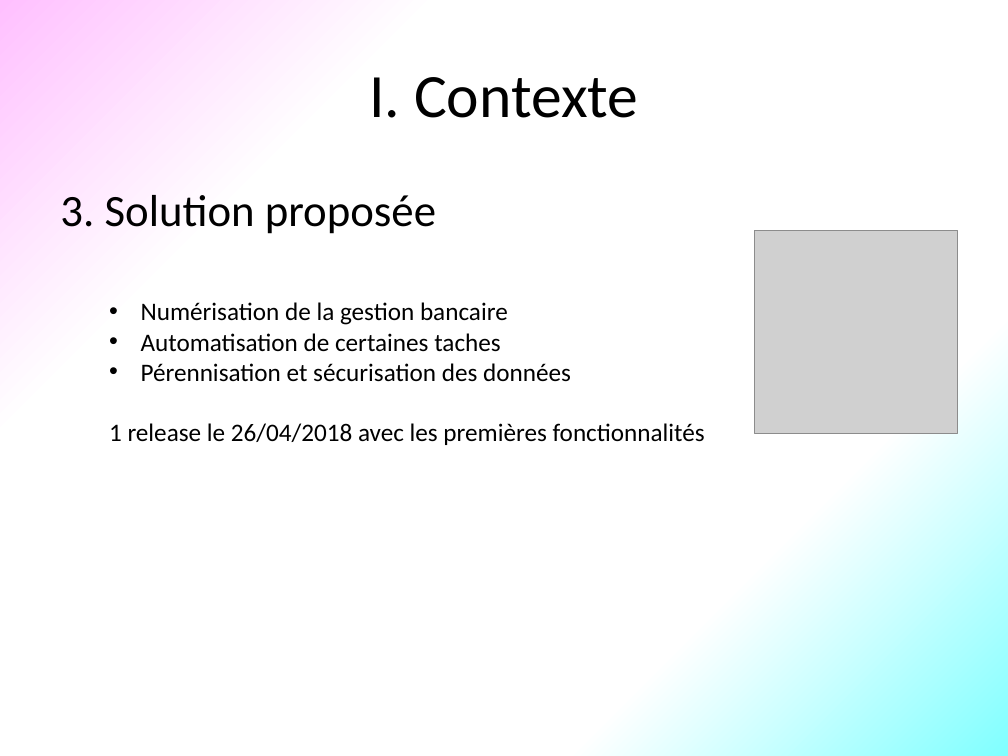
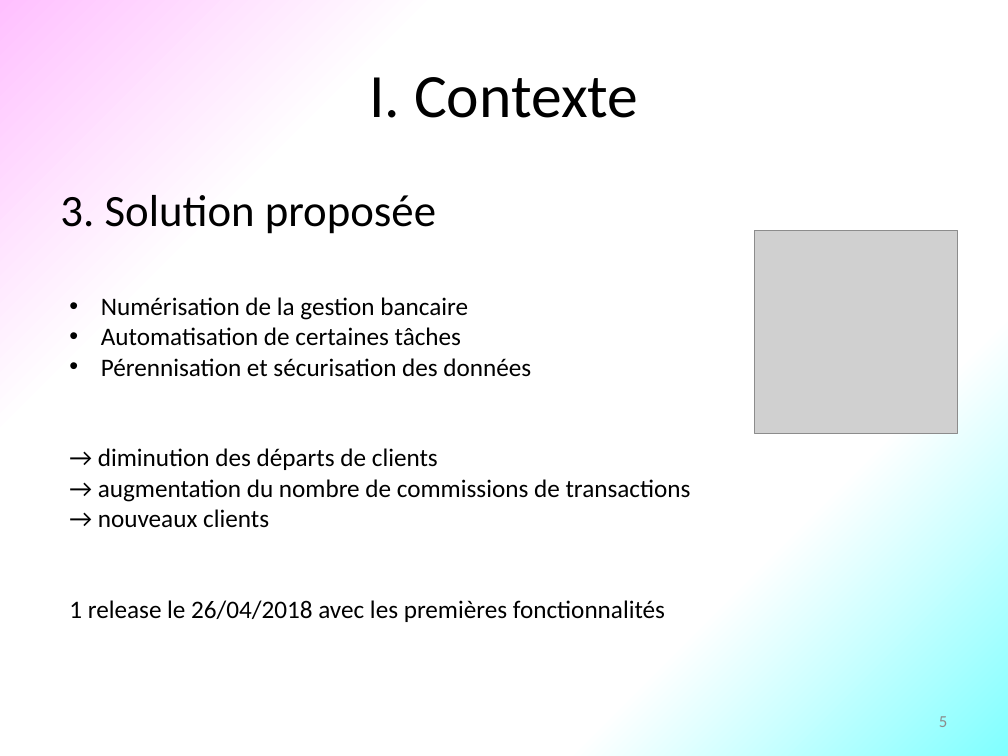
Before and after one commit to frederic-batault/Proxibanque-V3, a slide deck: slide 5 of SCRUM/Présentation.pptx. Drawn at 1008x756 pixels with LibreOffice and Linux fonts; fonts in the diff are those of the drawing; grey boxes stand for pictures. Boxes give left, top, right and bottom in pixels: in the first picture for what was removed or moved away, otherwise in the second. Text is boxed around its words. In the diff, an @@ line names an element or a change of style, - is before the commit and + after.

Commit message:
creation base de donnée

```diff
--- a/SCRUM/Présentation.pptx
+++ b/SCRUM/Présentation.pptx
@@ text "Numérisation de la gestion bancaire": place and size @@
-text "Numérisation de la gestion bancaire" at <box>109,302,705,445</box>
+text "Numérisation de la gestion bancaire" at <box>69,297,691,622</box>
@@ text at <box>101,327,461,346</box>: text changed @@
-• Automatisation de certaines taches
+• Automatisation de certaines tâches
@@ text at <box>98,448,691,528</box>: paragraphs added @@
+→ diminution des départs de clients
+→ augmentation du nombre de commissions de transactions
+→ nouveaux clients
@@ page number added at <box>939,716,947,727</box>, 12 pt, text #8C8C8C @@
+5
```
Also in this commit, not shown: 10 other slides changed, 1 slide removed, 7 other files.
